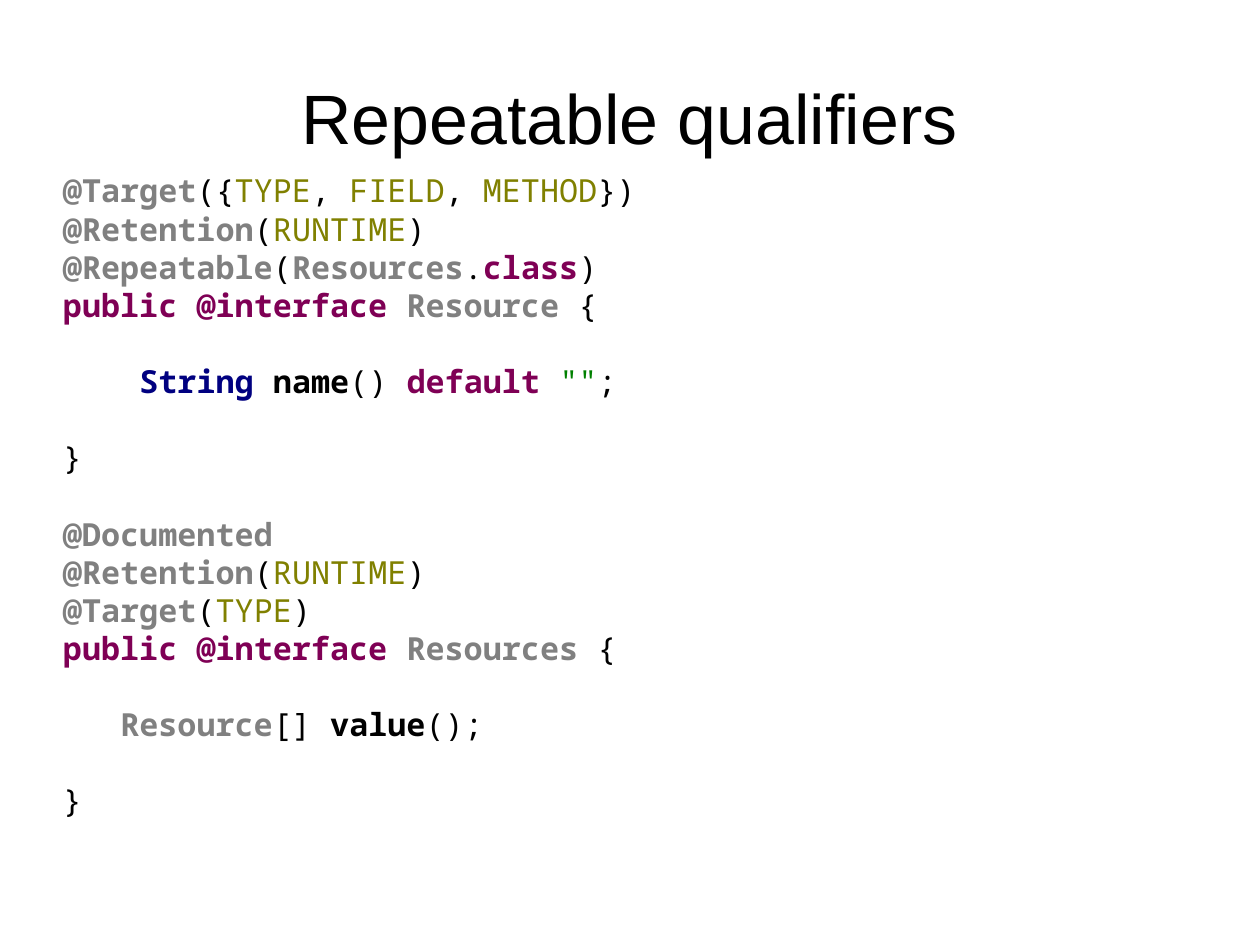
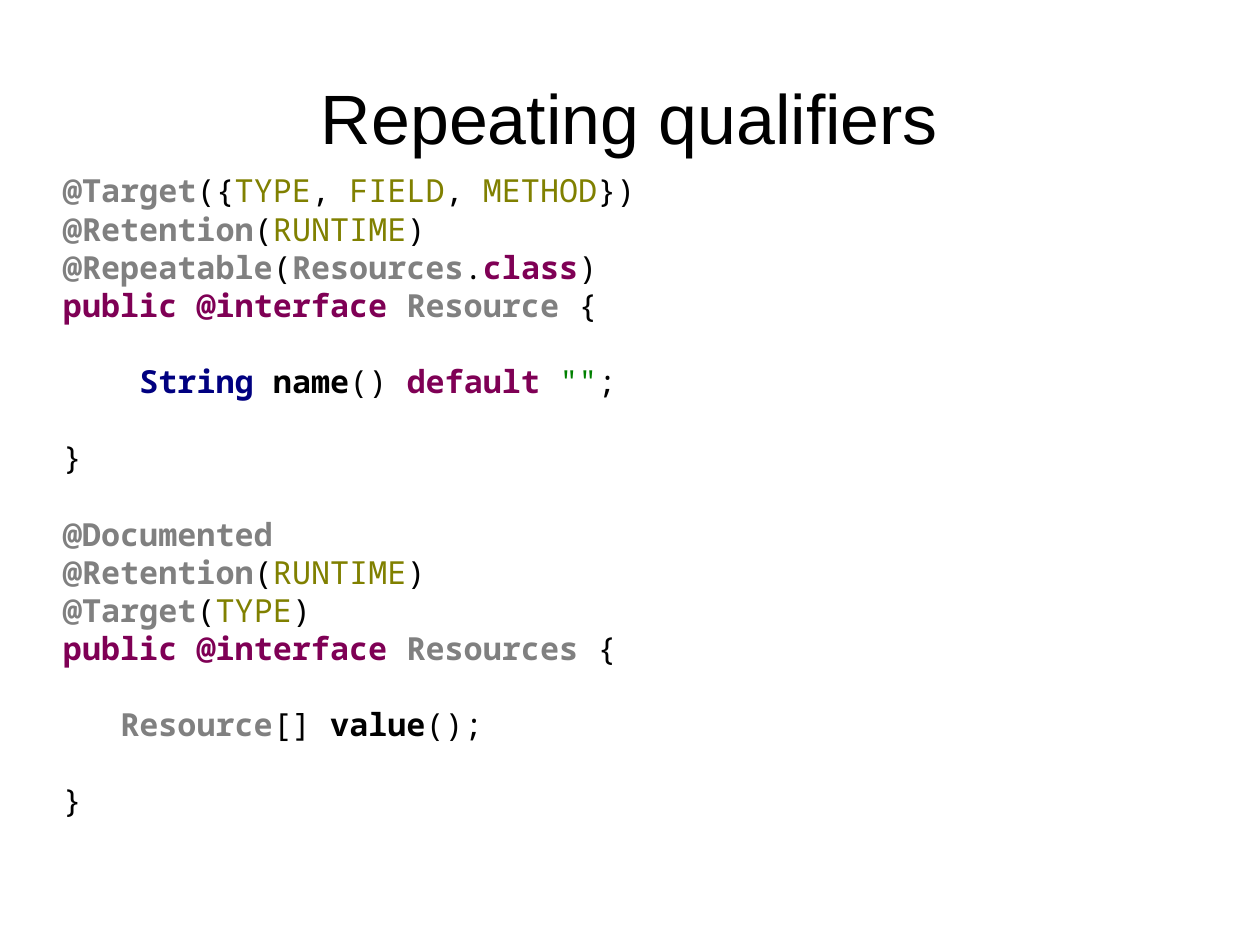
Before and after one commit to FrigoCoder/CDI, a slide deck: slide 42 of CDI.odp (slide 41 before the commit). Drawn at 1260x945 pixels with LibreOffice and Linux fonts; fonts in the diff are those of the drawing. Boxes give left, top, right and bottom in pixels: in the first picture for what was removed or moved away, otherwise in the second. Text is boxed around its words. In the diff, an @@ line names an element or a change of style, - is before the commit and + after.

```diff
--- a/CDI.odp
+++ b/CDI.odp
@@ title at [321, 93, 938, 157]: text changed @@
-Repeatable qualifiers
+Repeating qualifiers
```
Also in this commit, not shown: 2 other slides changed, 1 slide added.
